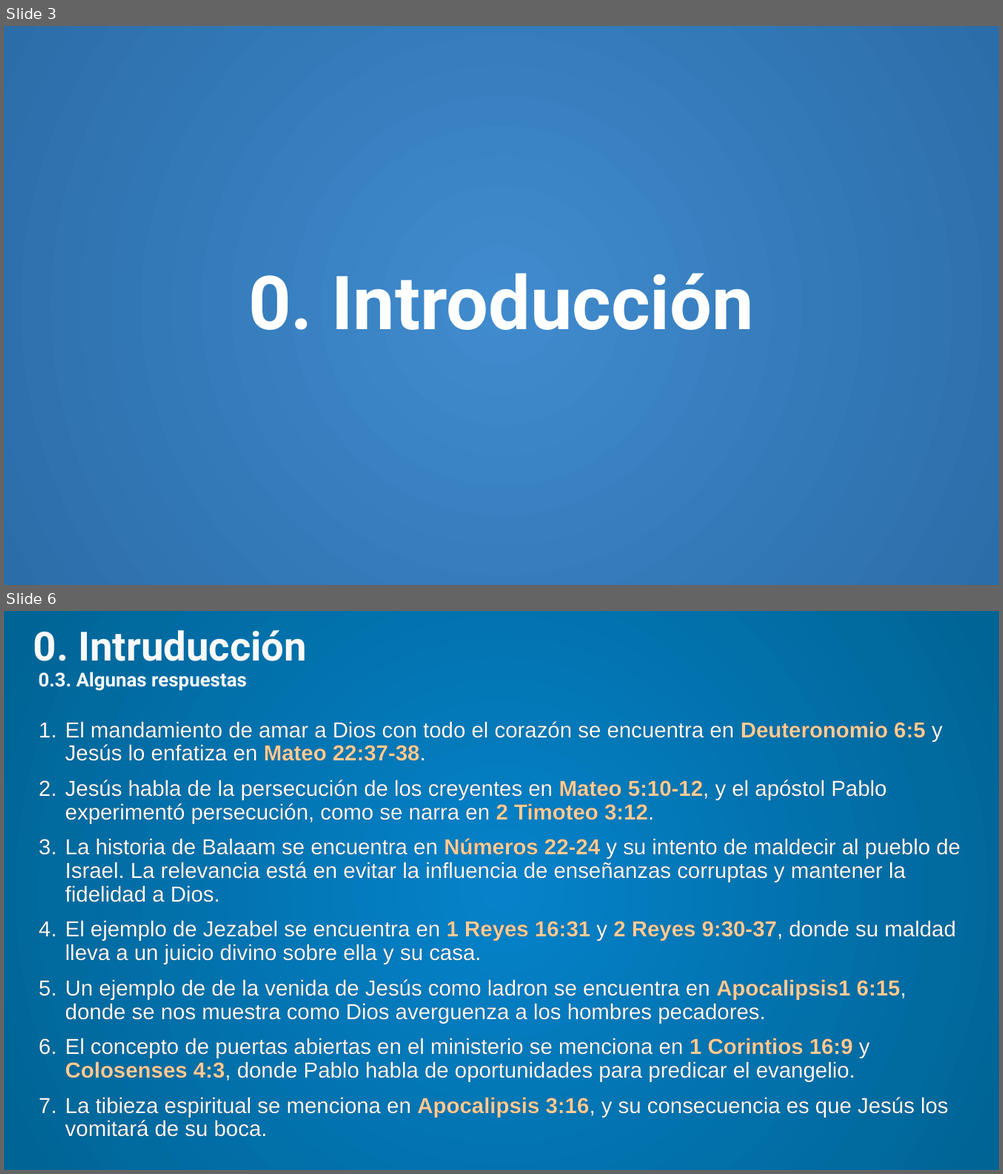
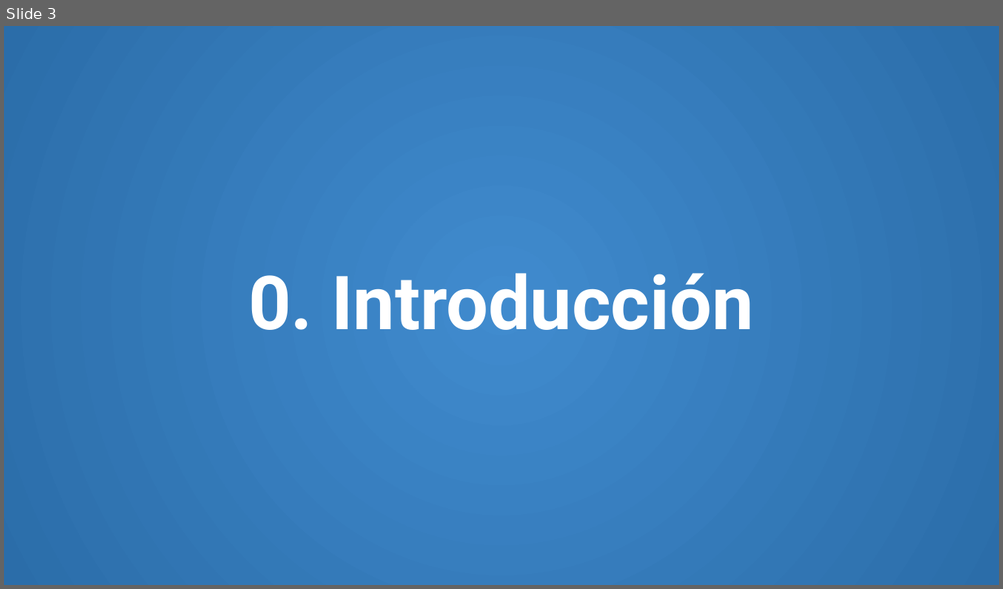
Before and after one commit to CreyTuning/documents, a slide deck: slideshow/Apocalipsis/3. Capitulo 2-3.pptm. Shown one above the other, each under a label of ours: slides 3 and 6 before the commit, slide 3 after it; the slides between them are not shown. The pictures are 1003x1174 and 1003x589 pixels, drawn with LibreOffice and Linux fonts; fonts in the diff are those of the drawing. Boxes give left, top, right and bottom in pixels: in the first picture for what was removed or moved away, otherwise in the second. Text is boxed around its words. In the diff, an @@ line names an element or a change of style, - is before the commit and + after.

```diff
--- a/slideshow/Apocalipsis/3. Capitulo 2-3.pptm
+++ b/slideshow/Apocalipsis/3. Capitulo 2-3.pptm
@@ slide 6 removed at <box>4,611,999,1170</box>, background gradient #0582CA to #006494 @@
@@ title removed at <box>34,630,307,691</box> @@
-0. Intruducción
-0.3. Algunas respuestas
@@ text removed at <box>65,721,960,1137</box> @@
-1. El mandamiento de amar a Dios con todo el corazón se encuentra en Deuteronomio 6:5 y Jesús lo enfatiza en Mateo 22:37-38.
-2. Jesús habla de la persecución de los creyentes en Mateo 5:10-12, y el apóstol Pablo experimentó persecución, como se narra en 2 Timoteo 3:12.
-3. La historia de Balaam se encuentra en Números 22-24 y su intento de maldecir al pueblo de Israel. La relevancia está en evitar la influencia de enseñanzas corruptas y mantener la fidelidad a Dios.
-4. El ejemplo de Jezabel se encuentra en 1 Reyes 16:31 y 2 Reyes 9:30-37, donde su maldad lleva a un juicio divino sobre ella y su casa.
-5. Un ejemplo de de la venida de Jesús como ladron se encuentra en Apocalipsis1 6:15, donde se nos muestra como Dios averguenza a los hombres pecadores.
-6. El concepto de puertas abiertas en el ministerio se menciona en 1 Corintios 16:9 y Colosenses 4:3, donde Pablo habla de oportunidades para predicar el evangelio.
-7. La tibieza espiritual se menciona en Apocalipsis 3:16, y su consecuencia es que Jesús los vomitará de su boca.
```
Also in this commit, not shown: 2 slides changed, 48 slides added, 2 other files.
